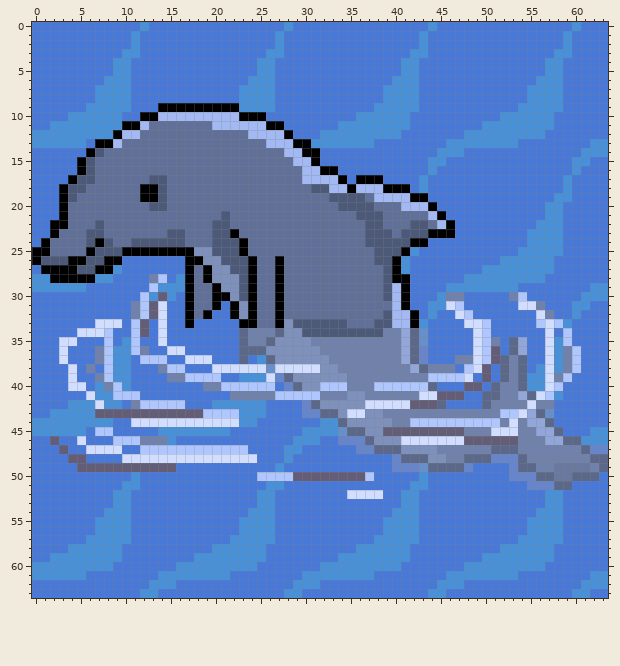
Pixel-art sprite, stored at rank02_so_long/so_long/assets/player2.png. The picture above is the old version.
The file is 64x64 pixels. Colours within 5 levels of each other are drawn and written as one.
And afterwards:
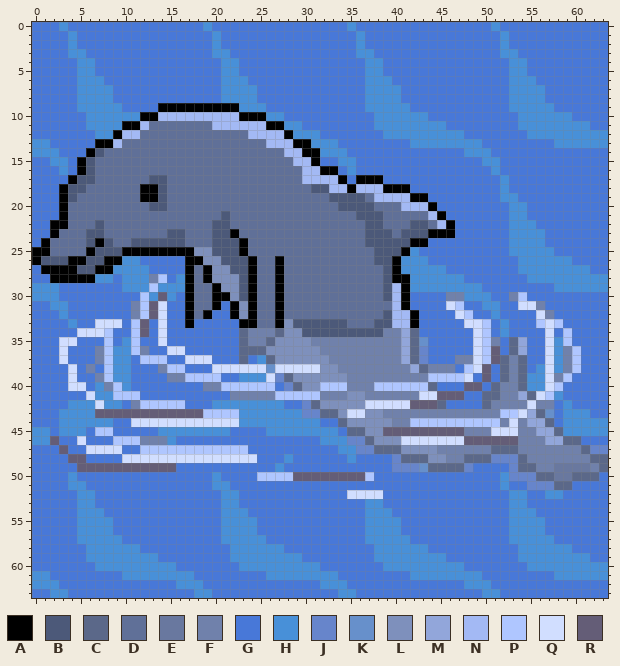
Palette (. is transparent): A #000000  B #4c5979  C #5b6889  D #607098  E #69789f  F #7081ab  G #4878d8  H #4890d8  J #6785cb  K #6790cb  L #7e90bc  M #92a6da  N #a3b9f4  P #afc6ff  Q #d1deff  R #645d77
Changes in this commit:
y 0: x 3 G -> H; x 12 H -> G; x 19 G -> H; x 28 H -> G; x 35 G -> H; x 44 H -> G; x 51 G -> H; x 60 H -> G
y 1..2: x 4 G -> H; x 11 H -> G; x 20 G -> H; x 27 H -> G; x 36 G -> H; x 43 H -> G; x 52 G -> H; x 59 H -> G
y 3: x 4..5 GG -> HH; x 10..11 HH -> GG; x 20..21 GG -> HH; x 26..27 HH -> GG; x 36..37 GG -> HH; x 42..43 HH -> GG; x 52..53 GG -> HH; x 58..59 HH -> GG
y 4..5: x 5..6 GG -> HH; x 9..10 HH -> GG; x 21..22 GG -> HH; x 25..26 HH -> GG; x 37..38 GG -> HH; x 41..42 HH -> GG; x 53..54 GG -> HH; x 57..58 HH -> GG
y 6: x 5..10 GGGHHH -> HHHGGG; x 21..26 GGGHHH -> HHHGGG; x 37..42 GGGHHH -> HHHGGG; x 53..58 GGGHHH -> HHHGGG
y 7..8: x 5..6 GG -> HH; x 9..10 HH -> GG; x 21..22 GG -> HH; x 25..26 HH -> GG; x 37..38 GG -> HH; x 41..42 HH -> GG; x 53..54 GG -> HH; x 57..58 HH -> GG
y 9: x 5 G -> H; x 10 H -> G; x 26 H -> G; x 37 G -> H; x 42 H -> G; x 53 G -> H; x 58 H -> G
y 10: x 4..5 HH -> GG; x 10..11 GG -> HH; x 26..27 GG -> HH; x 36..37 HH -> GG; x 42..43 GG -> HH; x 52..53 HH -> GG; x 58..59 GG -> HH
y 11: x 2..5 HHHH -> GGGG; x 28..29 GG -> HH; x 34..37 HHHH -> GGGG; x 42..45 GGGG -> HHHH; x 50..53 HHHH -> GGGG; x 58..61 GGGG -> HHHH
y 12: x 0..6 HHHHHHH -> GGGGGGG; x 29..38 GGGHHHHHHH -> HHHGGGGGGG; x 41..54 GGGGGGGHHHHHHH -> HHHHHHHGGGGGGG; x 57..63 GGGGGGG -> HHHHHHH
y 13: x 2..5 HHHH -> GGGG; x 34..37 HHHH -> GGGG; x 42..45 GGGG -> HHHH; x 50..53 HHHH -> GGGG; x 58..61 GGGG -> HHHH
y 14: x 0..2 GGG -> HHH; x 32..34 GGG -> HHH; x 45..50 HHHGGG -> GGGHHH; x 61..63 HHH -> GGG
y 15: x 2..3 GG -> HH; x 34..35 GG -> HH; x 44..45 HH -> GG; x 50..51 GG -> HH; x 60..61 HH -> GG
y 16: x 3 G -> H; x 35 G -> H; x 44 H -> G; x 51 G -> H; x 60 H -> G
y 17..18: x 43 H -> G; x 52 G -> H; x 59 H -> G
y 19: x 52..53 GG -> HH; x 58..59 HH -> GG
y 20..21: x 53..54 GG -> HH; x 57..58 HH -> GG
y 22: x 53..58 GGGHHH -> HHHGGG
y 23..24: x 53..54 GG -> HH; x 57..58 HH -> GG
y 25: x 53 G -> H; x 58 H -> G
y 26: x 10..11 GG -> HH; x 42..43 GG -> HH; x 52..53 HH -> GG; x 58..59 GG -> HH
y 27: x 10..12 GGG -> HHH; x 42..45 GGGG -> HHHH; x 50..53 HHHH -> GGGG; x 58..61 GGGG -> HHHH
y 28: x 0..1 HH -> GG; x 10..12 GGG -> HHH; x 42..54 GGGGGGHHHHHHH -> HHHHHHGGGGGGG; x 57..63 GGGGGGG -> HHHHHHH
y 29: x 3..5 HHH -> GGG; x 10..12 GGG -> HHH; x 42..45 GGGG -> HHHH; x 50..53 HHHH -> GGGG; x 58..61 GGGG -> HHHH
y 30: x 0..2 GGG -> HHH; x 45 H -> G; x 48..50 GGG -> HHH; x 61..63 HHH -> GGG
y 31: x 2..3 GG -> HH; x 44..45 HH -> GG; x 50..51 GG -> HH; x 60..61 HH -> GG
y 32: x 3 G -> H; x 44 H -> G; x 51 G -> H; x 60 H -> G
y 33: x 4 G -> H; x 43 H -> G; x 52 G -> H; x 59 H -> G
y 34: x 43 K -> G; x 52 G -> H
y 42: x 26..27 GG -> HH; x 59 G -> H
y 43: x 2 H -> G; x 26..29 GGGG -> HHHH; x 59..61 GGG -> HHH
y 44: x 0..2 HHH -> GGG; x 25..33 GGGGGGGHH -> HHHHHHHGG; x 59..63 GGGGG -> HHHHH
y 45: x 2 H -> G; x 26..29 GGGG -> HHHH; x 34 K -> G; x 59..61 GGG -> HHH
y 46: x 0..1 GG -> HH; x 29..34 HHHGGJ -> GGGHHH; x 61..63 HHH -> GGG
y 47: x 28..29 HH -> GG; x 34..35 GG -> HH
y 48: x 35 G -> H
y 50: x 4 G -> H; x 11 H -> G; x 20 G -> H; x 43 H -> G; x 52 G -> H
y 51: x 4..5 GG -> HH; x 10..11 HH -> GG; x 20..21 GG -> HH; x 26..27 HH -> GG; x 42..43 HH -> GG; x 52 G -> H
y 52: x 5..6 GG -> HH; x 9..10 HH -> GG; x 21..22 GG -> HH; x 25..26 HH -> GG; x 41..42 HH -> GG; x 53..54 GG -> HH
y 53: x 5..6 GG -> HH; x 9..10 HH -> GG; x 21..22 GG -> HH; x 25..26 HH -> GG; x 37..38 GG -> HH; x 41..42 HH -> GG; x 53..54 GG -> HH; x 57..58 HH -> GG
y 54: x 5..10 GGGHHH -> HHHGGG; x 21..26 GGGHHH -> HHHGGG; x 37..42 GGGHHH -> HHHGGG; x 53..58 GGGHHH -> HHHGGG
y 55..56: x 5..6 GG -> HH; x 9..10 HH -> GG; x 21..22 GG -> HH; x 25..26 HH -> GG; x 37..38 GG -> HH; x 41..42 HH -> GG; x 53..54 GG -> HH; x 57..58 HH -> GG
y 57: x 5 G -> H; x 10 H -> G; x 21 G -> H; x 26 H -> G; x 37 G -> H; x 42 H -> G; x 53 G -> H; x 58 H -> G
y 58: x 4..5 HH -> GG; x 10..11 GG -> HH; x 20..21 HH -> GG; x 26..27 GG -> HH; x 36..37 HH -> GG; x 42..43 GG -> HH; x 52..53 HH -> GG; x 58..59 GG -> HH
y 59: x 2..5 HHHH -> GGGG; x 10..13 GGGG -> HHHH; x 18..21 HHHH -> GGGG; x 26..29 GGGG -> HHHH; x 34..37 HHHH -> GGGG; x 42..45 GGGG -> HHHH; x 50..53 HHHH -> GGGG; x 58..61 GGGG -> HHHH
y 60: x 0..6 HHHHHHH -> GGGGGGG; x 9..22 GGGGGGGHHHHHHH -> HHHHHHHGGGGGGG; x 25..38 GGGGGGGHHHHHHH -> HHHHHHHGGGGGGG; x 41..54 GGGGGGGHHHHHHH -> HHHHHHHGGGGGGG; x 57..63 GGGGGGG -> HHHHHHH
y 61: x 2..5 HHHH -> GGGG; x 10..13 GGGG -> HHHH; x 18..21 HHHH -> GGGG; x 26..29 GGGG -> HHHH; x 34..37 HHHH -> GGGG; x 42..45 GGGG -> HHHH; x 50..53 HHHH -> GGGG; x 58..61 GGGG -> HHHH
y 62: x 0..2 GGG -> HHH; x 13..18 HHHGGG -> GGGHHH; x 29..34 HHHGGG -> GGGHHH; x 45..50 HHHGGG -> GGGHHH; x 61..63 HHH -> GGG
y 63: x 2..3 GG -> HH; x 12..13 HH -> GG; x 18..19 GG -> HH; x 28..29 HH -> GG; x 34..35 GG -> HH; x 44..45 HH -> GG; x 50..51 GG -> HH; x 60..61 HH -> GG
